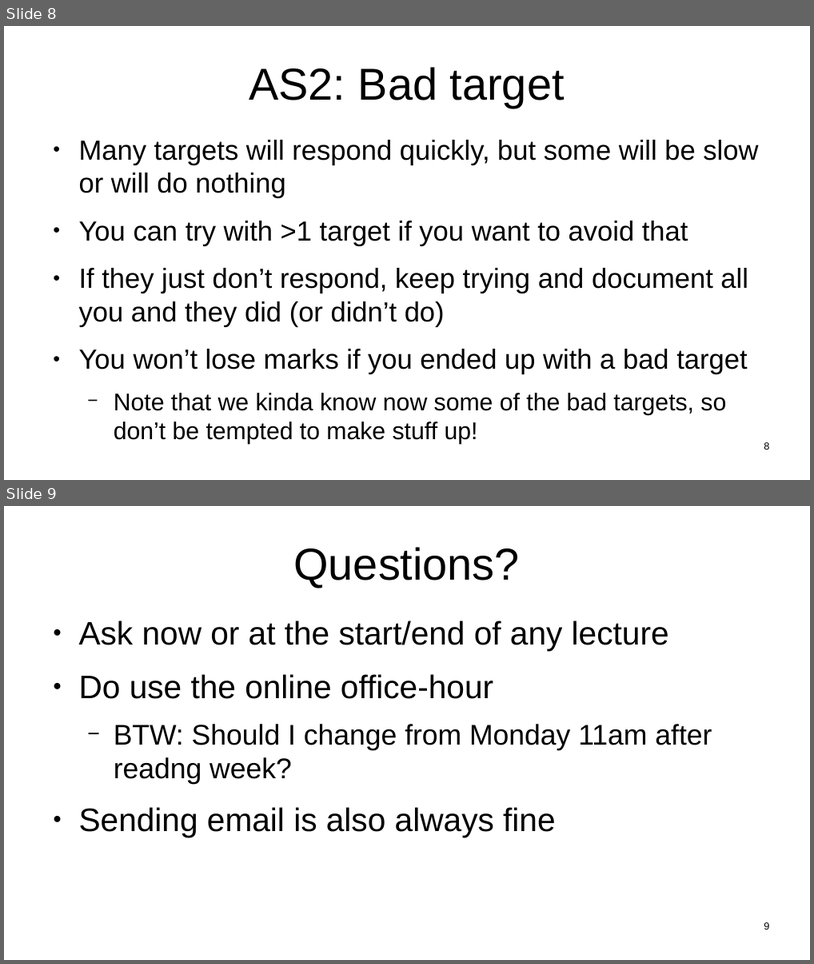
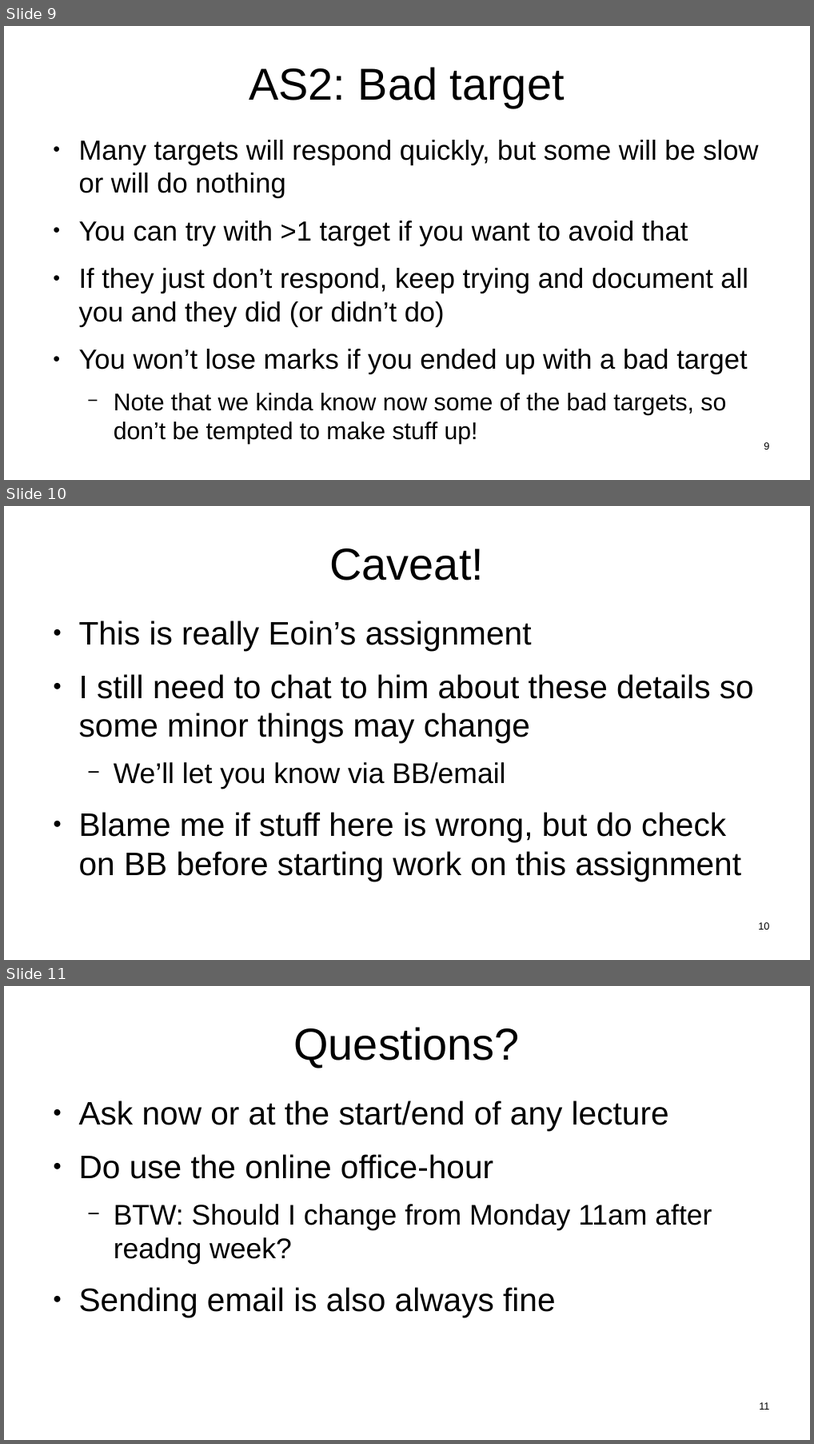
Before and after one commit to sftcd/witidtm, a slide deck: lectures/2022-2023/as2.odp. Shown one above the other, each under a label of ours: slides 8 and 9 before the commit, slides 9, 10 and 11 after it. The pictures are 814x964 and 814x1444 pixels, drawn with LibreOffice and Linux fonts; fonts in the diff are those of the drawing. Boxes give left, top, right and bottom in pixels: in the first picture for what was removed or moved away, otherwise in the second. Text is boxed around its words. In the diff, an @@ line names an element or a change of style, - is before the commit and + after.

```diff
--- a/lectures/2022-2023/as2.odp
+++ b/lectures/2022-2023/as2.odp
@@ slide 10 added at <box>4,506,810,960</box>, background #FFFFFF @@
@@ title added at <box>330,548,484,580</box>, 44 pt, text #000000 @@
+Caveat!
@@ text added at <box>79,620,754,881</box>, 32 pt, text #000000 @@
+● This is really Eoin’s assignment
+● I still need to chat to him about these details so some minor things may change
+  − We’ll let you know via BB/email
+● Blame me if stuff here is wrong, but do check on BB before starting work on this assignment
@@ page number added at <box>758,922,770,929</box>, 10 pt, text #000000 @@
+10
@@ what was slide 8 is now slide 9 @@
@@ what was slide 9 is now slide 11 @@
@@ page number at <box>759,1402,770,1409</box>: text changed @@
-9
+11
```
Also in this commit, not shown: 1 other slide added, 7 other files.
